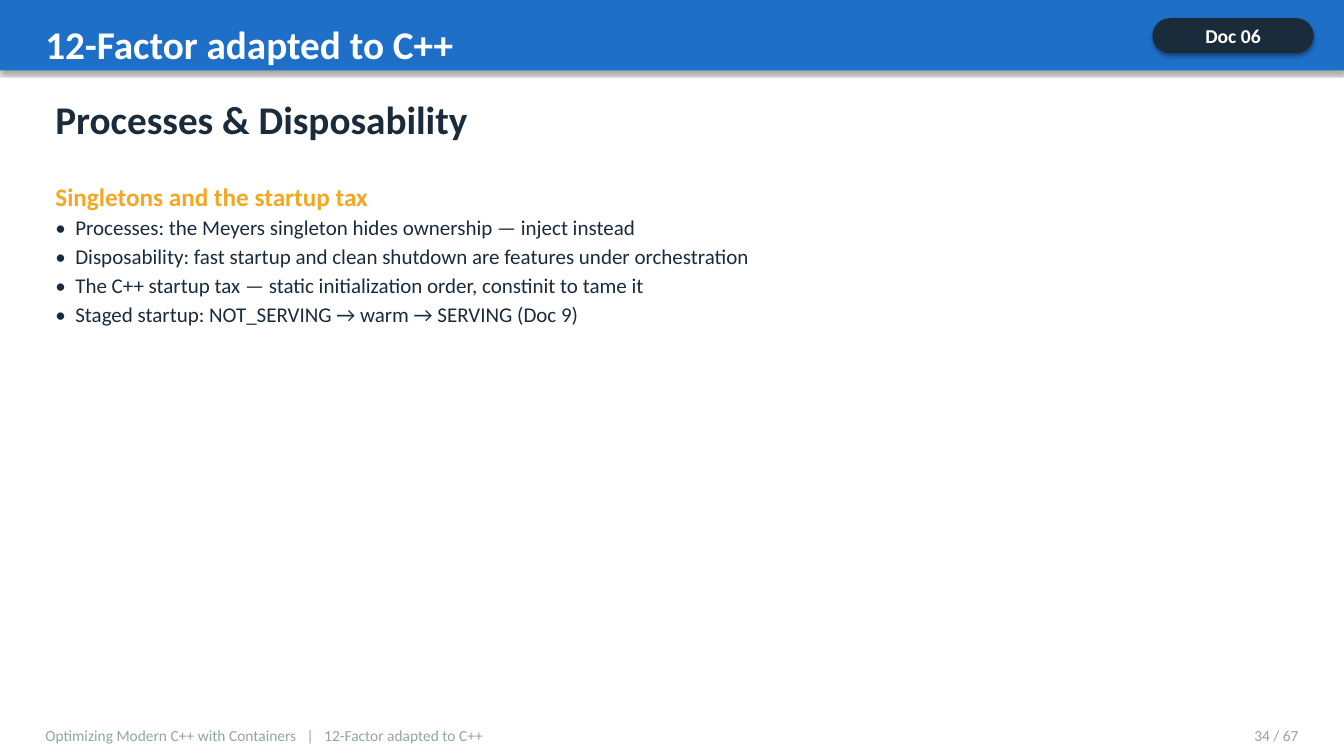
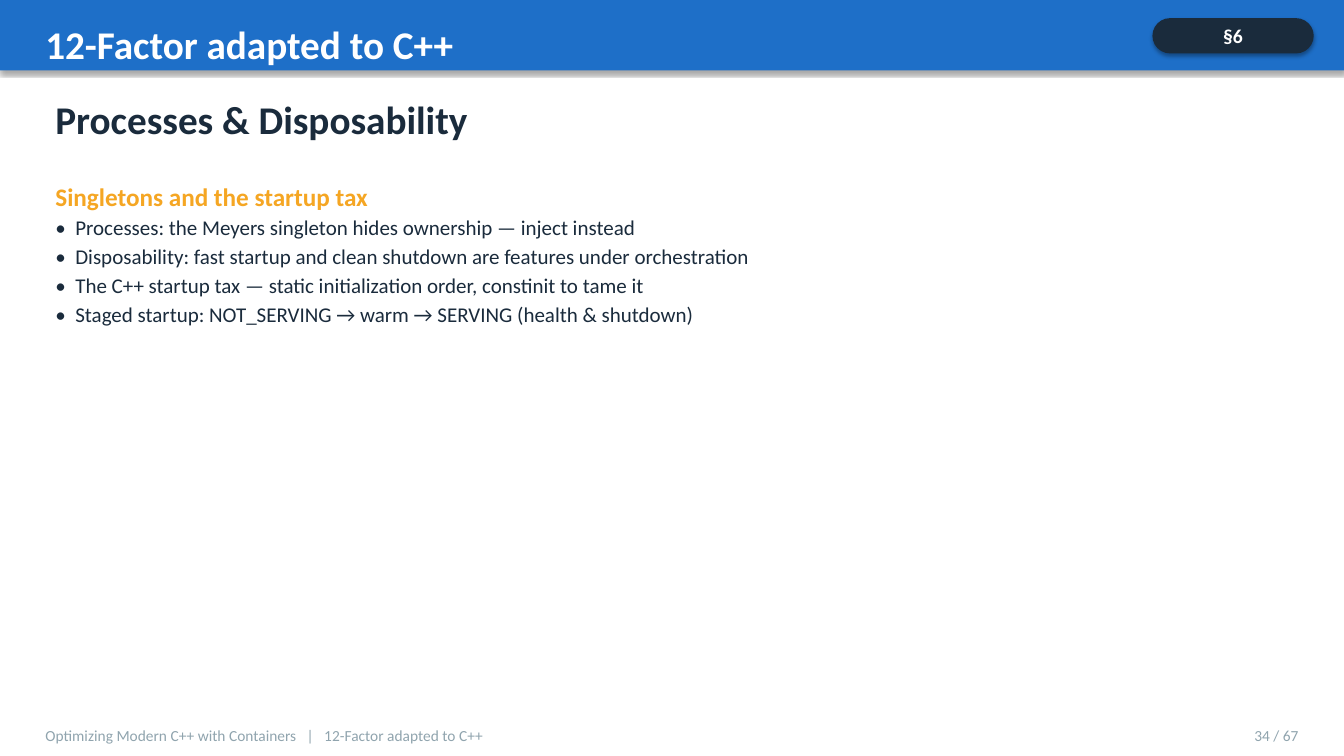
Before and after one commit to patterncatalyst/cpp-container-optimization-tutorial, a slide deck: slide 34 of presentation/cpp-statelessness-compendium.pptx. Drawn at 1344x756 pixels with LibreOffice and Linux fonts; fonts in the diff are those of the drawing. Boxes give left, top, right and bottom in pixels: in the first picture for what was removed or moved away, otherwise in the second. Text is boxed around its words. In the diff, an @@ line names an element or a change of style, - is before the commit and + after.

```diff
--- a/presentation/cpp-statelessness-compendium.pptx
+++ b/presentation/cpp-statelessness-compendium.pptx
@@ text at box(1223, 29, 1243, 44): text changed @@
-Doc 06
+§6
@@ text at box(75, 307, 693, 326): text changed @@
-• Staged startup: NOT_SERVING → warm → SERVING (Doc 9)
+• Staged startup: NOT_SERVING → warm → SERVING (health & shutdown)
```
Also in this commit, not shown: 44 other slides changed, 1 other file.
